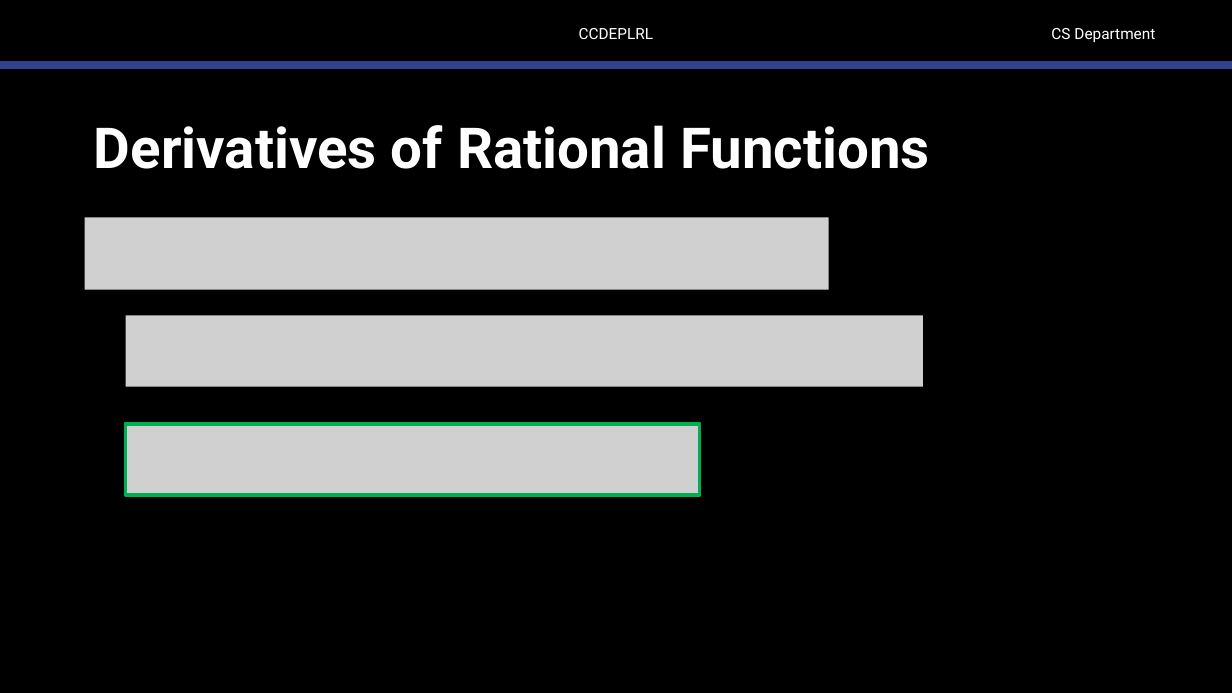
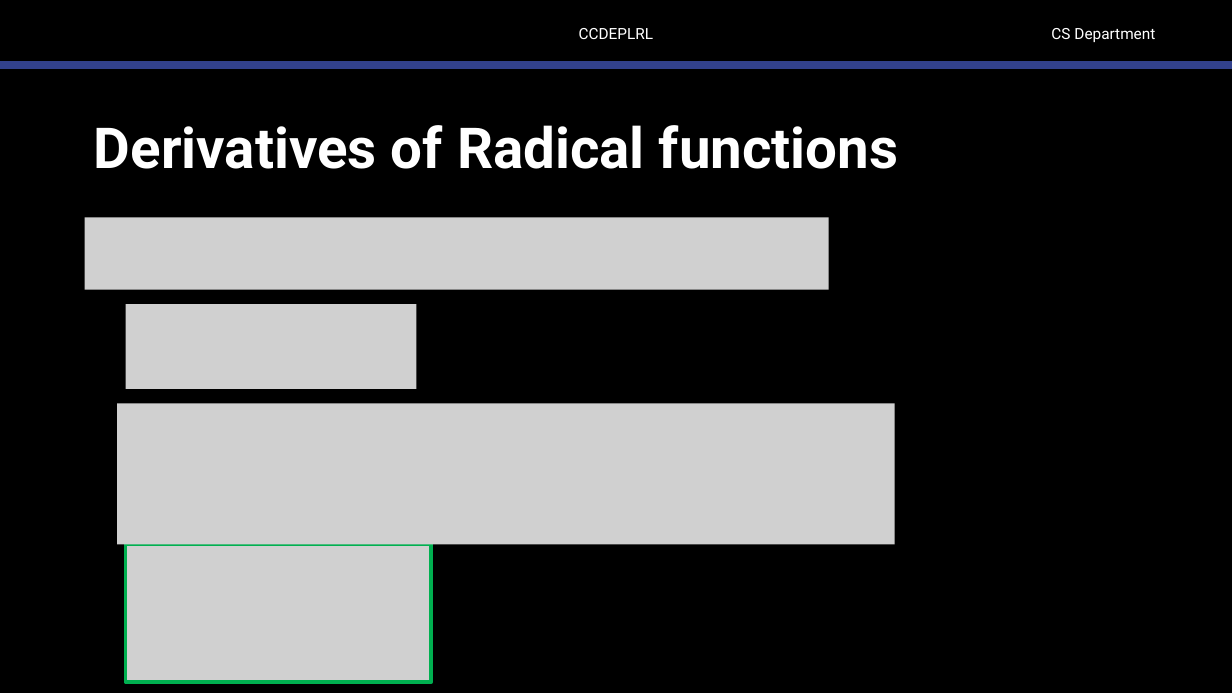
Before and after one commit to robitussin/CCDEPLRL, a slide deck: slide 17 of 2 - Training Neural Networks/Pre-requisites on Backpropagation/Derivatives.pptx (slide 16 before the commit). Drawn at 1232x693 pixels with LibreOffice and Linux fonts; fonts in the diff are those of the drawing; grey boxes stand for pictures; background and template pictures are left out. Boxes give left, top, right and bottom in pixels: in the first picture for what was removed or moved away, otherwise in the second. Text is boxed around its words. In the diff, an @@ line names an element or a change of style, - is before the commit and + after.

```diff
--- a/2 - Training Neural Networks/Pre-requisites on Backpropagation/Derivatives.pptx
+++ b/2 - Training Neural Networks/Pre-requisites on Backpropagation/Derivatives.pptx
@@ title at (94,125,898,169): text changed @@
-Derivatives of Rational Functions
+Derivatives of Radical functions
@@ picture: place and size @@
-picture at (126,315,923,386)
+picture at (126,304,417,389)
@@ picture added at (117,403,896,544) @@
@@ picture removed at (126,423,700,494) @@
@@ picture added at (126,544,432,682) @@
```
Also in this commit, not shown: 6 other slides changed, 17 slides added.
